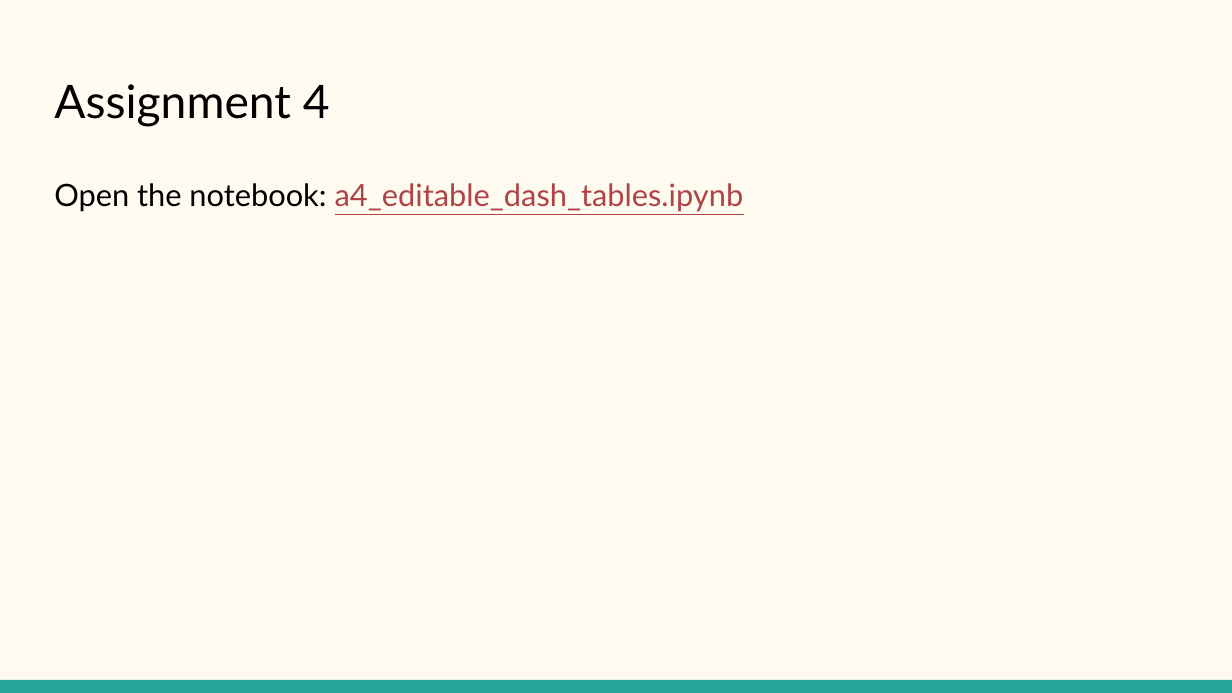
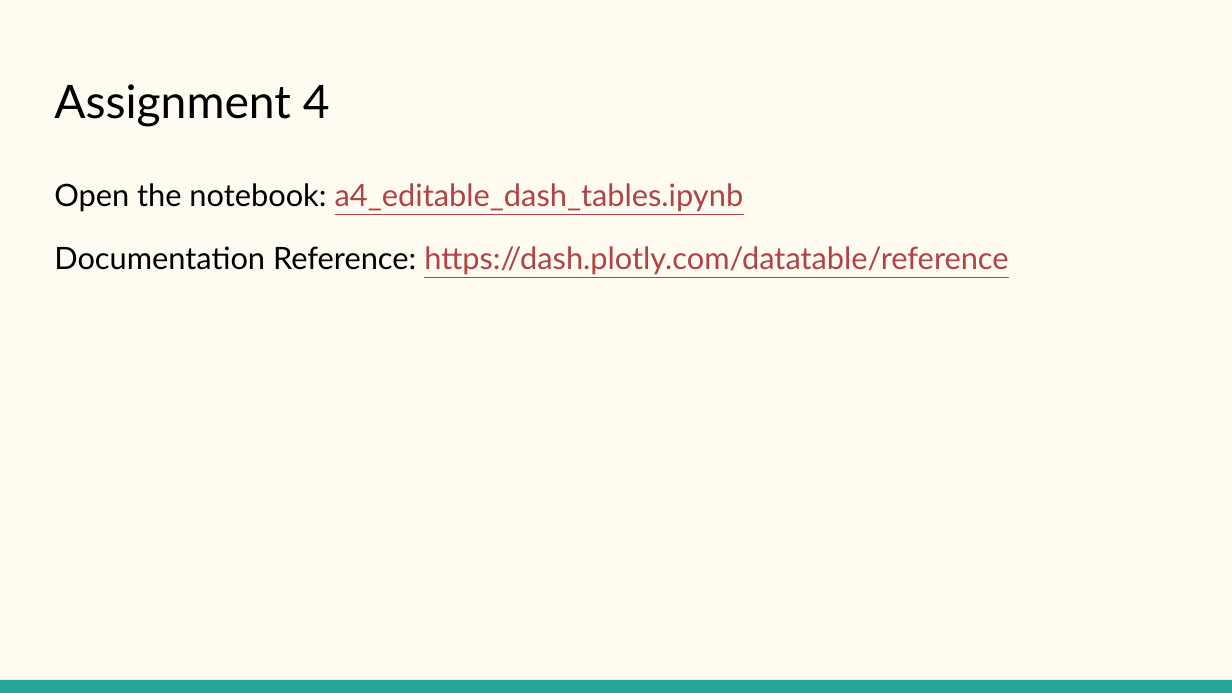
Before and after one commit to KritikaVersha/Plotly_Dash_Training, a slide deck: slide 24 of plotly-dash-training/Python with Plotly and Dash.pptx (slide 18 before the commit). Drawn at 1232x693 pixels with LibreOffice and Linux fonts; fonts in the diff are those of the drawing. Boxes give left, top, right and bottom in pixels: in the first picture for what was removed or moved away, otherwise in the second. Text is boxed around its words. In the diff, an @@ line names an element or a change of style, - is before the commit and + after.

```diff
--- a/plotly-dash-training/Python with Plotly and Dash.pptx
+++ b/plotly-dash-training/Python with Plotly and Dash.pptx
@@ text at [54, 246, 1008, 275]: paragraph added @@
+Documentation Reference: https://dash.plotly.com/datatable/reference
```
Also in this commit, not shown: 2 other slides changed, 3 slides added.
